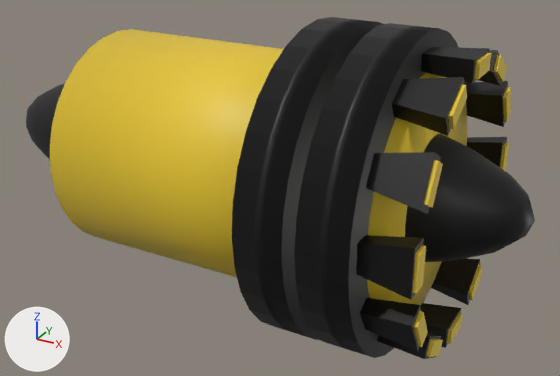
One commit to the Blender file assets/ship/thruster/SpaceshipThruster.blend: the scene before it, then after it.
Both versions are drawn from a camera (50 mm lens) standing at (2.65, -5.41, 2.52) and looking at (-0.37, 0.07, -0.23). Arrows for +X, +Y and +Z are at lower left; the lights stay in place.
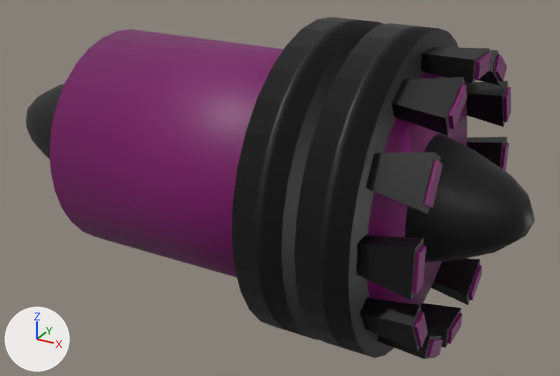
Edits to the bpy script that builds the scene:
```text
Change me_cylinder:
    where me_cylinder.from_pydata(...)  # 64 vertices, 34 faces; spans x -1.0..1.0, y -1.0..1.0, z -2.0..1.0
    remove me_cylinder.materials.append(mat_yellow)  # yellow #e7c72e
    add me_cylinder.materials.append(mat_yellow_001)  # dark purple #770564
Change me_cube_001:
    where me_cube_001.from_pydata(...)  # 20 vertices, 14 faces; spans x 0.8..1.33, y -19.73..-16.93, z -1.9..1.9
    used by ob_cube_001; parent = ob_fanholder; location = (0.0, 0.0, 0.0); rotation_euler = (-1.571, 0.0, 0.0), in degrees (-90, 0, 0); scale = (1.0, 0.06, 0.1)
    me_cube_001 part 1: all 5 faces that had it switch from mat_yellow (yellow #e7c72e) to mat_yellow_001 (dark purple #770564)
Change me_cube_002:
    where me_cube_002.from_pydata(...)  # 20 vertices, 14 faces; spans x 0.8..1.33, y -19.73..-16.93, z -1.9..1.9
    used by ob_cube_002; parent = ob_fanholder; location = (0.0, 0.0, 0.0); rotation_euler = (-2.094, 0.0, 0.0), in degrees (-120, 0, 0); scale = (1.0, 0.06, 0.1)
    me_cube_002 part 2: all 5 faces that had it switch from mat_yellow (yellow #e7c72e) to mat_yellow_001 (dark purple #770564)
Change me_cube_003:
    where me_cube_003.from_pydata(...)  # 20 vertices, 14 faces; spans x 0.8..1.33, y -19.73..-16.93, z -1.9..1.9
    used by ob_cube_003; parent = ob_fanholder; location = (0.0, 0.0, 0.0); rotation_euler = (-2.618, 0.0, 0.0), in degrees (-150, 0, 0); scale = (1.0, 0.06, 0.1)
    me_cube_003 part 3: all 5 faces that had it switch from mat_yellow (yellow #e7c72e) to mat_yellow_001 (dark purple #770564)
Change me_cube_006:
    where me_cube_006.from_pydata(...)  # 20 vertices, 14 faces; spans x 0.8..1.33, y -19.73..-16.93, z -1.9..1.9
    used by ob_cube_006; parent = ob_fanholder; location = (0.0, 0.0, 0.0); rotation_euler = (-4.189, 0.0, 0.0), in degrees (-240, 0, 0); scale = (1.0, 0.06, 0.1)
    me_cube_006 part 4: all 5 faces that had it switch from mat_yellow (yellow #e7c72e) to mat_yellow_001 (dark purple #770564)
Change me_cube_007:
    where me_cube_007.from_pydata(...)  # 20 vertices, 14 faces; spans x 0.8..1.33, y -19.73..-16.93, z -1.9..1.9
    used by ob_cube_007; parent = ob_fanholder; location = (0.0, 0.0, 0.0); rotation_euler = (-4.712, 0.0, 0.0), in degrees (-270, 0, 0); scale = (1.0, 0.06, 0.1)
    me_cube_007 part 5: all 5 faces that had it switch from mat_yellow (yellow #e7c72e) to mat_yellow_001 (dark purple #770564)
Change me_cube_008:
    where me_cube_008.from_pydata(...)  # 20 vertices, 14 faces; spans x 0.8..1.33, y -19.73..-16.93, z -1.9..1.9
    used by ob_cube_008; parent = ob_fanholder; location = (0.0, 0.0, 0.0); rotation_euler = (-5.236, 0.0, 0.0), in degrees (-300, 0, 0); scale = (1.0, 0.06, 0.1)
    me_cube_008 part 6: all 5 faces that had it switch from mat_yellow (yellow #e7c72e) to mat_yellow_001 (dark purple #770564)
Change me_cube_009:
    where me_cube_009.from_pydata(...)  # 20 vertices, 14 faces; spans x 0.8..1.33, y -19.73..-16.93, z -1.9..1.9
    used by ob_cube_009; parent = ob_fanholder; location = (0.0, 0.0, 0.0); rotation_euler = (-5.76, 0.0, 0.0), in degrees (-330, 0, 0); scale = (1.0, 0.06, 0.1)
    me_cube_009 part 7: all 5 faces that had it switch from mat_yellow (yellow #e7c72e) to mat_yellow_001 (dark purple #770564)
Change me_cube_010:
    where me_cube_010.from_pydata(...)  # 20 vertices, 14 faces; spans x 0.8..1.33, y -19.73..-16.93, z -1.9..1.9
    used by ob_cube_010; parent = ob_fanholder; location = (0.0, 0.0, 0.0); rotation_euler = (-6.283, 0.0, 0.0), in degrees (-360, 0, 0); scale = (1.0, 0.06, 0.1)
    me_cube_010 part 8: all 5 faces that had it switch from mat_yellow (yellow #e7c72e) to mat_yellow_001 (dark purple #770564)
Change me_cube_011:
    where me_cube_011.from_pydata(...)  # 20 vertices, 14 faces; spans x 0.8..1.33, y -19.73..-16.93, z -1.9..1.9
    used by ob_cube_011; parent = ob_fanholder; location = (0.0, 0.0, 0.0); rotation_euler = (-6.807, 0.0, 0.0), in degrees (330, 0, 0); scale = (1.0, 0.06, 0.1)
    me_cube_011 part 9: all 5 faces that had it switch from mat_yellow (yellow #e7c72e) to mat_yellow_001 (dark purple #770564)
Change me_cube_012:
    where me_cube_012.from_pydata(...)  # 20 vertices, 14 faces; spans x 0.8..1.33, y -19.73..-16.93, z -1.9..1.9
    used by ob_cube_012; parent = ob_fanholder; location = (0.0, 0.0, 0.0); rotation_euler = (-7.33, 0.0, 0.0), in degrees (300, 0, 0); scale = (1.0, 0.06, 0.1)
    me_cube_012 part 10: all 5 faces that had it switch from mat_yellow (yellow #e7c72e) to mat_yellow_001 (dark purple #770564)
```

Location of each change, (x1, y1, x2, y2) in pixels of the pictures (560 x 376 px):
'MainCylinder', recoloured (yellow to purple)
    both: (50, 29, 467, 306)
part 1 of me_cube_001, recoloured (yellow to purple)
    both: (475, 53, 491, 80)
part 2 of me_cube_002, recoloured (yellow to purple)
    both: (494, 55, 507, 82)
part 3 of me_cube_003, recoloured (yellow to purple)
    both: (503, 87, 511, 122)
part 4 of me_cube_006, recoloured (yellow to purple)
    both: (469, 265, 482, 300)
part 5 of me_cube_007, recoloured (yellow to purple)
    both: (447, 313, 462, 344)
part 6 of me_cube_008, recoloured (yellow to purple)
    both: (427, 339, 443, 357)
part 7 of me_cube_009, recoloured (yellow to purple)
    both: (414, 311, 428, 347)
part 8 of me_cube_010, recoloured (yellow to purple)
    both: (412, 245, 426, 294)
part 9 of me_cube_011, recoloured (yellow to purple)
    both: (424, 160, 443, 208)
part 10 of me_cube_012, recoloured (yellow to purple)
    both: (448, 84, 467, 129)
